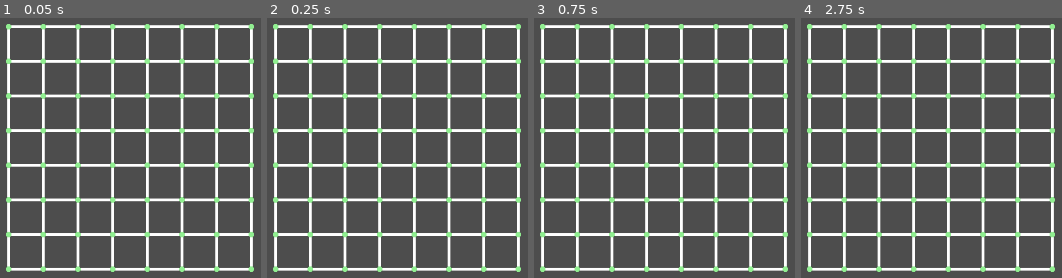
Above: before the commit, frames 1-4 (left to right).
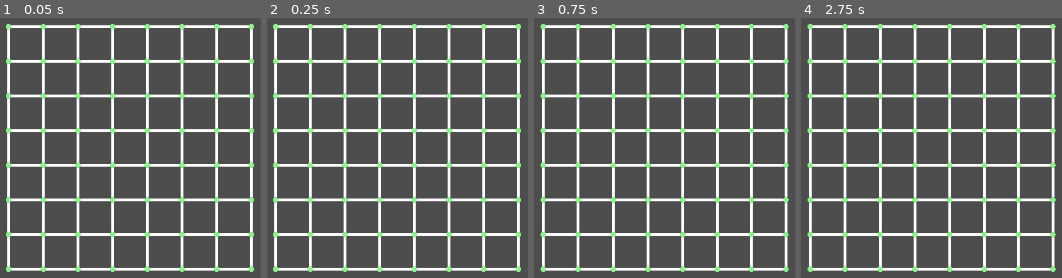
Above: after the commit, the same moments.

Repository: kennethbchen/Medical-Malpicross-Game
Game: Godot game, scene res://scenes/game.tscn
The game is run twice, just before and just after one commit, with the same random seed, the same clock (stepped at 60 frames per second) and the same inputs.
Inputs (mouse positions are in pixels of both pictures, inside the frame that each line leads up to):
- Up to frame 1 (0.05 s): no input
- Up to frame 2 (0.25 s): no input
- Up to frame 3 (0.75 s): move the mouse to (outside the picture) at 0.52 s
- Up to frame 4 (2.75 s): tap Enter at 1.25 s; move the mouse to (outside the picture) at 1.27 s; tap Space at 2 s; move the mouse to (1033, 72) at 2.02 s

Frame 1 is identical in both runs. In frame 2, 0.1% of the frame differs, in the area x 15-83%, y 2-98%; in frame 3, 9.1%, in the area x 2-98%, y 2-98%; in frame 4, 9.1%.

Commit message:
Re-added gravity

Diff:
--- a/scripts/point_grid.gd
+++ b/scripts/point_grid.gd
@@ -12,6 +12,8 @@
 var fixed_point_offset: Vector2
 
 var drag: bool = false
+
+var gravity = Vector2(10, 0)
 
 func _ready() -> void:
 
@@ -56,7 +58,7 @@
 
 				if not point_b: continue
 
-				var constraint = PointMassSim.SpringConstraint.new(point, point_b)
+				var constraint = PointMassSim.SpringConstraint.new(point, point_b, -1, 100, 5)
 				constraints.append(constraint)
 
 
@@ -79,6 +81,9 @@
 
 	# Symplectic Euler integration
 	for i in range(len(points)):
+
+		# Gravity
+		points[i].velocity += gravity * delta
 
 		if points[i].fixed:
 			points[i].velocity = Vector2.ZERO
